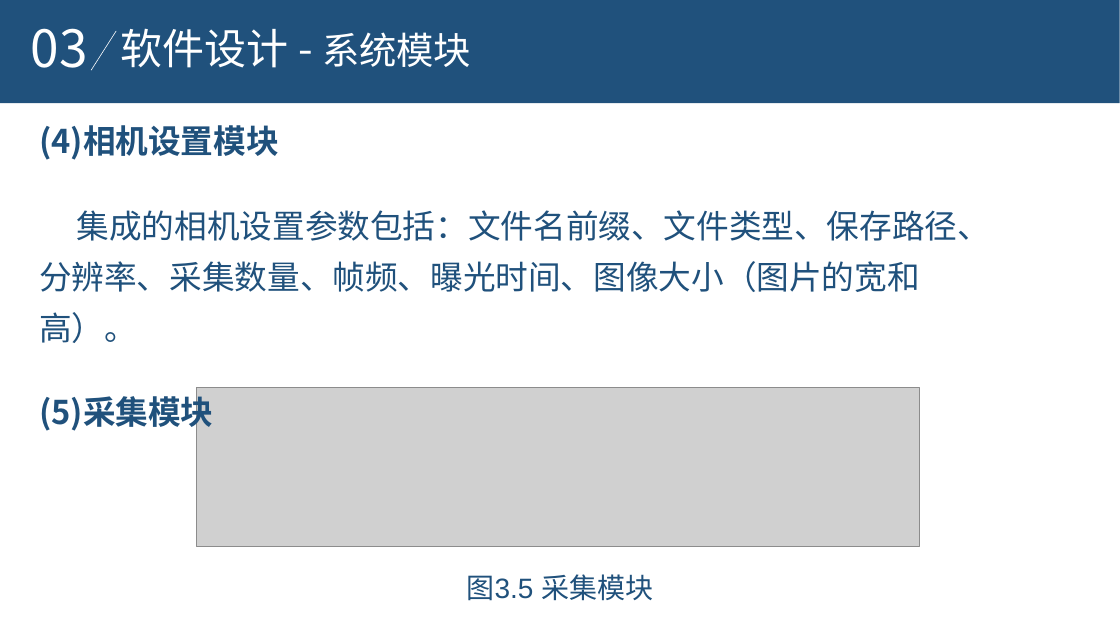
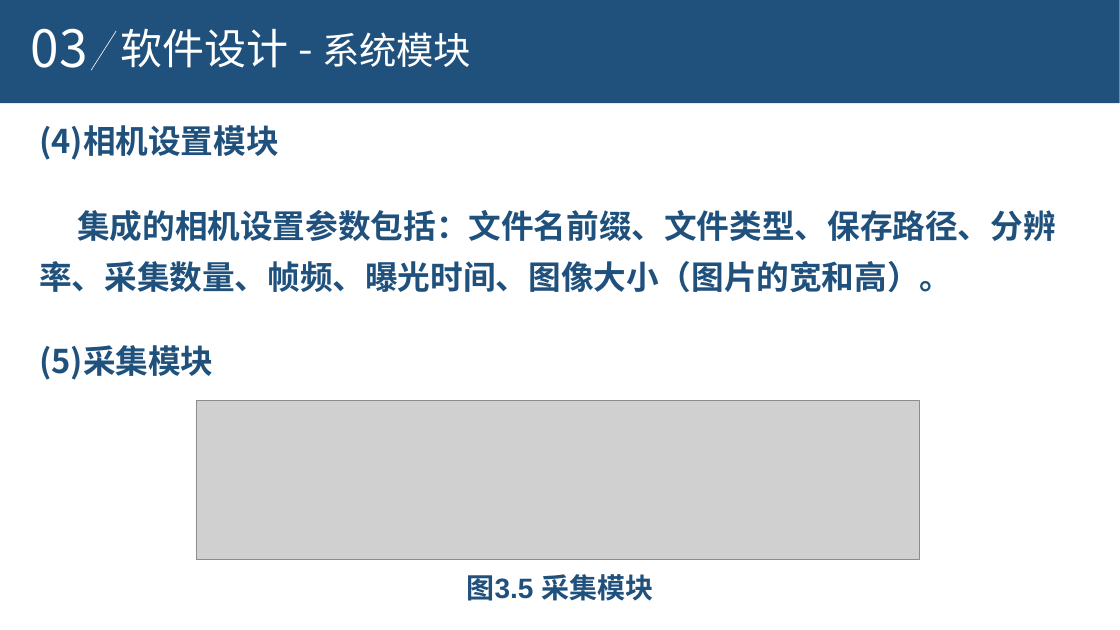
Before and after one commit to aihes/PylonCamera, a slide deck: slide 8 of paper/激光散斑系统CCD相机数据采集控制软件设计.ppt. Drawn at 1120x630 pixels with LibreOffice and Linux fonts; fonts in the diff are those of the drawing; grey boxes stand for pictures; background and template pictures are left out. Boxes give left, top, right and bottom in pixels: in the first picture for what was removed or moved away, otherwise in the second. Text is boxed around its words. In the diff, an @@ line names an element or a change of style, - is before the commit and + after.

```diff
--- a/paper/激光散斑系统CCD相机数据采集控制软件设计.ppt
+++ b/paper/激光散斑系统CCD相机数据采集控制软件设计.ppt
@@ text at (39, 210, 1056, 292): bold on in "集成的相机设置参数包括：文件名前缀、文件类型、保存路径、分辨率、采集数量、帧频、曝光时间、图像大小（图片的宽和高）。" @@
@@ picture: place and size @@
-picture at (196, 388, 919, 547)
+picture at (196, 400, 919, 559)
@@ text "图3.5 采集模块" at (467, 574, 653, 601): bold on @@
```
Also in this commit, not shown: 10 other slides changed.
